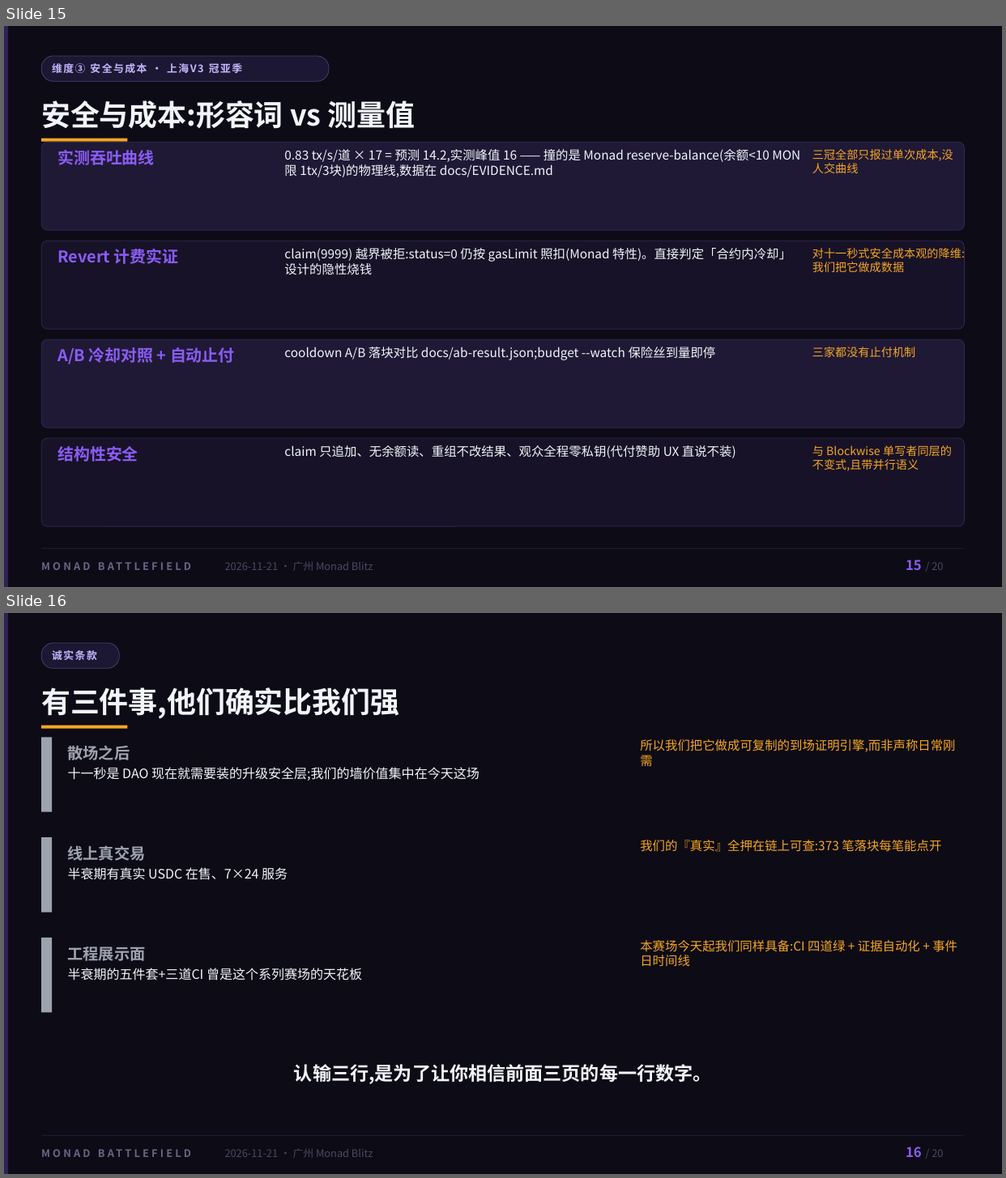
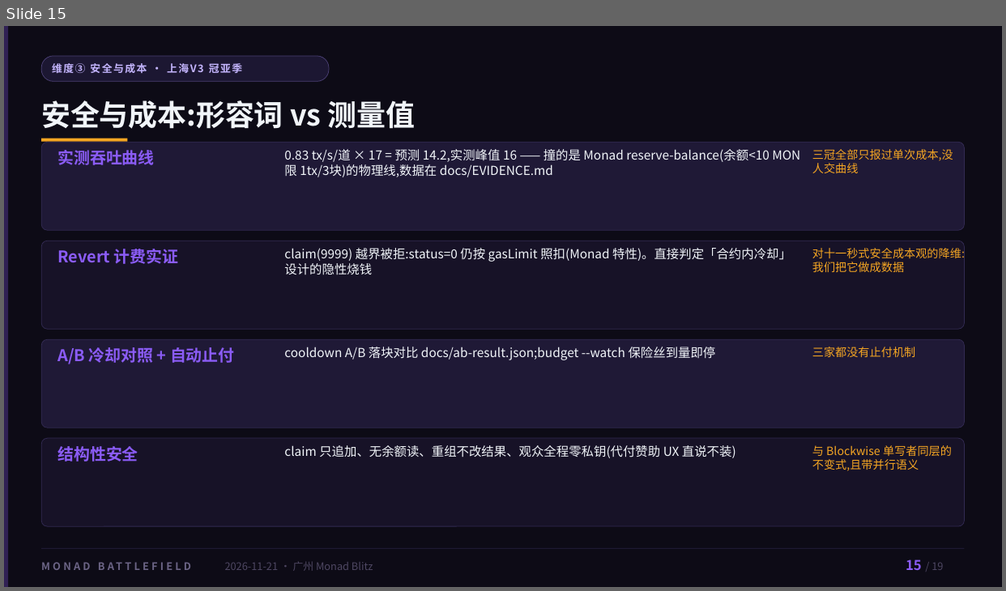
Before and after one commit to NaIWaniubi/monad-battlefield, a slide deck: deck/monad-battlefield.pptx. Shown one above the other, each under a label of ours: slides 15 and 16 before the commit, slide 15 after it. The pictures are 1006x1178 and 1006x591 pixels, drawn with LibreOffice and Linux fonts; fonts in the diff are those of the drawing. Boxes give left, top, right and bottom in pixels: in the first picture for what was removed or moved away, otherwise in the second. Text is boxed around its words. In the diff, an @@ line names an element or a change of style, - is before the commit and + after.

Commit message:
sync final: 落格 Alight deck (18→20 slides, GIF demos, Monad slide), crowd/demo build, loop GIFs

```diff
--- a/deck/monad-battlefield.pptx
+++ b/deck/monad-battlefield.pptx
@@ slide 16 removed at bbox=[4, 613, 1002, 1174], background #0D0B16 @@
@@ rectangle removed at bbox=[4, 613, 9, 1174] @@
@@ rounded rectangle removed at bbox=[41, 643, 119, 668] @@
@@ text removed at bbox=[52, 650, 97, 660] @@
-诚实条款
@@ text removed at bbox=[41, 688, 399, 719] @@
-有三件事,他们确实比我们强
@@ rectangle removed at bbox=[41, 726, 127, 728] @@
@@ rectangle removed at bbox=[41, 737, 52, 812] @@
@@ text removed at bbox=[68, 745, 130, 760] @@
-散场之后
@@ text removed at bbox=[640, 739, 955, 769] @@
-所以我们把它做成可复制的到场证明引擎,而非声称日常刚需
@@ text removed at bbox=[68, 767, 479, 781] @@
-十一秒是 DAO 现在就需要装的升级安全层;我们的墙价值集中在今天这场
@@ rectangle removed at bbox=[41, 837, 52, 913] @@
@@ text removed at bbox=[68, 845, 146, 861] @@
-线上真交易
@@ text removed at bbox=[640, 840, 941, 852] @@
-我们的『真实』全押在链上可查:373 笔落块每笔能点开
@@ text removed at bbox=[68, 867, 288, 880] @@
-半衰期有真实 USDC 在售、7×24 服务
@@ rectangle removed at bbox=[41, 938, 52, 1013] @@
@@ text removed at bbox=[68, 947, 146, 961] @@
-工程展示面
@@ text removed at bbox=[640, 940, 957, 966] @@
-本赛场今天起我们同样具备:CI 四道绿 + 证据自动化 + 事件日时间线
@@ text removed at bbox=[68, 968, 362, 981] @@
-半衰期的五件套+三道CI 曾是这个系列赛场的天花板
@@ text removed at bbox=[294, 1064, 712, 1084] @@
-认输三行,是为了让你相信前面三页的每一行数字。
@@ rectangle removed at bbox=[41, 1135, 965, 1136] @@
@@ text removed at bbox=[41, 1143, 221, 1164] @@
-MONAD BATTLEFIELD
@@ text removed at bbox=[906, 1147, 922, 1157] @@
-16
@@ text removed at bbox=[225, 1149, 373, 1158] @@
-2026-11-21 · 广州 Monad Blitz
@@ text removed at bbox=[931, 1150, 943, 1157] @@
-/ 20
@@ slide 15 changed as well @@
@@ text at bbox=[931, 563, 943, 570]: text changed @@
-/ 20
+/ 19
```
Also in this commit, not shown: 17 other slides changed, 1 slide added, 1 other slide removed, 1 other file.
